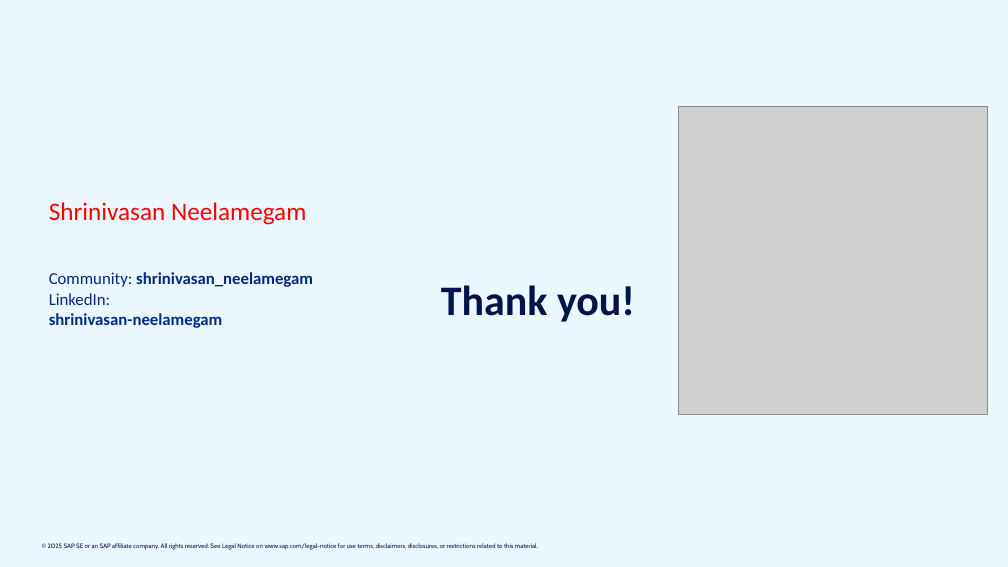
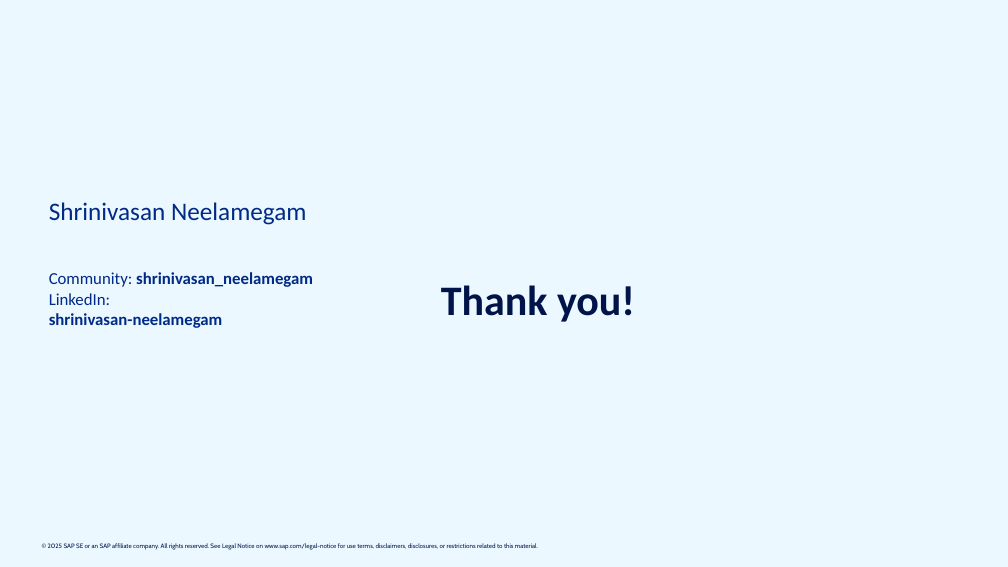
Before and after one commit to neelamegams/appfe-basic, a slide deck: slide 11 of CT1017-Simplify UI App hosting with Application FrontEnd Service.pptx. Drawn at 1008x567 pixels with LibreOffice and Linux fonts; fonts in the diff are those of the drawing; grey boxes stand for pictures; background and template pictures are left out. Boxes give left, top, right and bottom in pixels: in the first picture for what was removed or moved away, otherwise in the second. Text is boxed around its words. In the diff, an @@ line names an element or a change of style, - is before the commit and + after.

```diff
--- a/CT1017-Simplify UI App hosting with Application FrontEnd Service.pptx
+++ b/CT1017-Simplify UI App hosting with Application FrontEnd Service.pptx
@@ picture removed at bbox=[679, 106, 988, 414] @@
@@ text "Shrinivasan Neelamegam" at bbox=[49, 202, 306, 225]: text colour #FF0000 to #002A86 @@
```
Also in this commit, not shown: 2 other slides changed.
